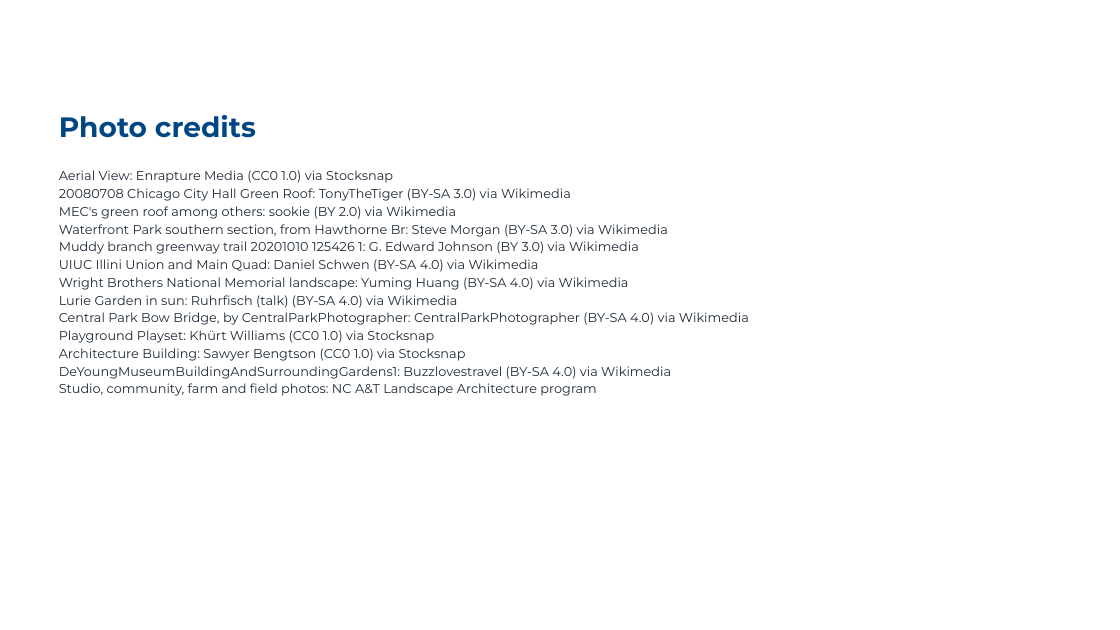
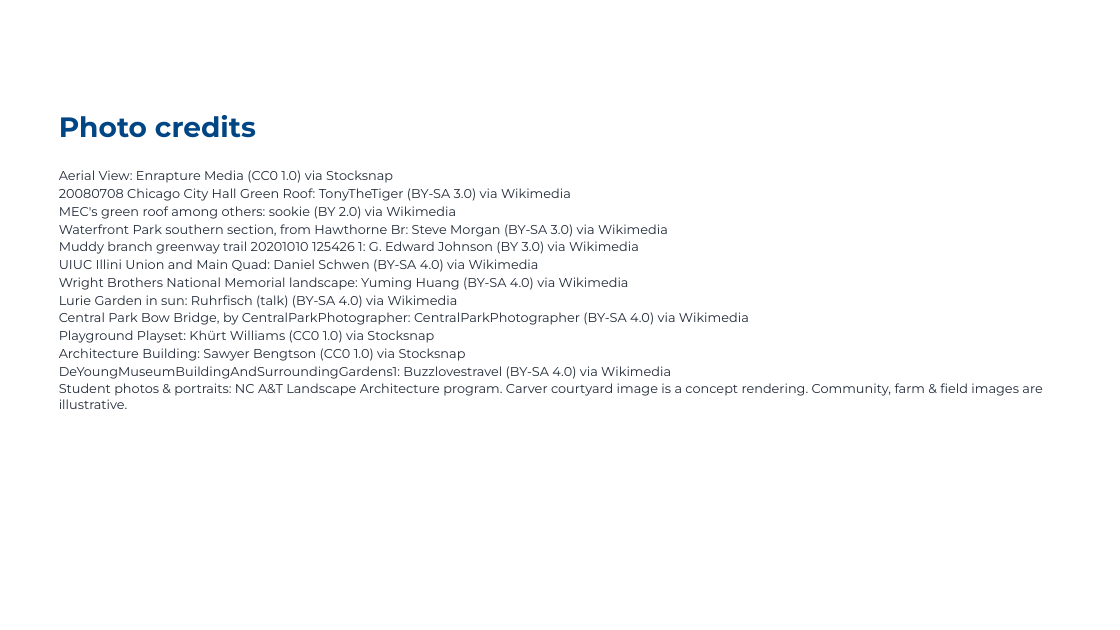
Before and after one commit to ncatlandarch-droid/ncat-landreth-farm-expansion, a slide deck: slide 18 of recruiting/NCAT_Landscape_Architecture_Recruiting.pptx (slide 17 before the commit). Drawn at 1120x630 pixels with LibreOffice and Linux fonts; fonts in the diff are those of the drawing; background and template pictures are left out. Boxes give left, top, right and bottom in pixels: in the first picture for what was removed or moved away, otherwise in the second. Text is boxed around its words. In the diff, an @@ line names an element or a change of style, - is before the commit and + after.

```diff
--- a/recruiting/NCAT_Landscape_Architecture_Recruiting.pptx
+++ b/recruiting/NCAT_Landscape_Architecture_Recruiting.pptx
@@ text at <box>59,383,1042,409</box>: text changed @@
-Studio, community, farm and field photos: NC A&T Landscape Architecture program
+Student photos & portraits: NC A&T Landscape Architecture program. Carver courtyard image is a concept rendering. Community, farm & field images are illustrative.
```
Also in this commit, not shown: 3 other slides changed, 1 slide added.
